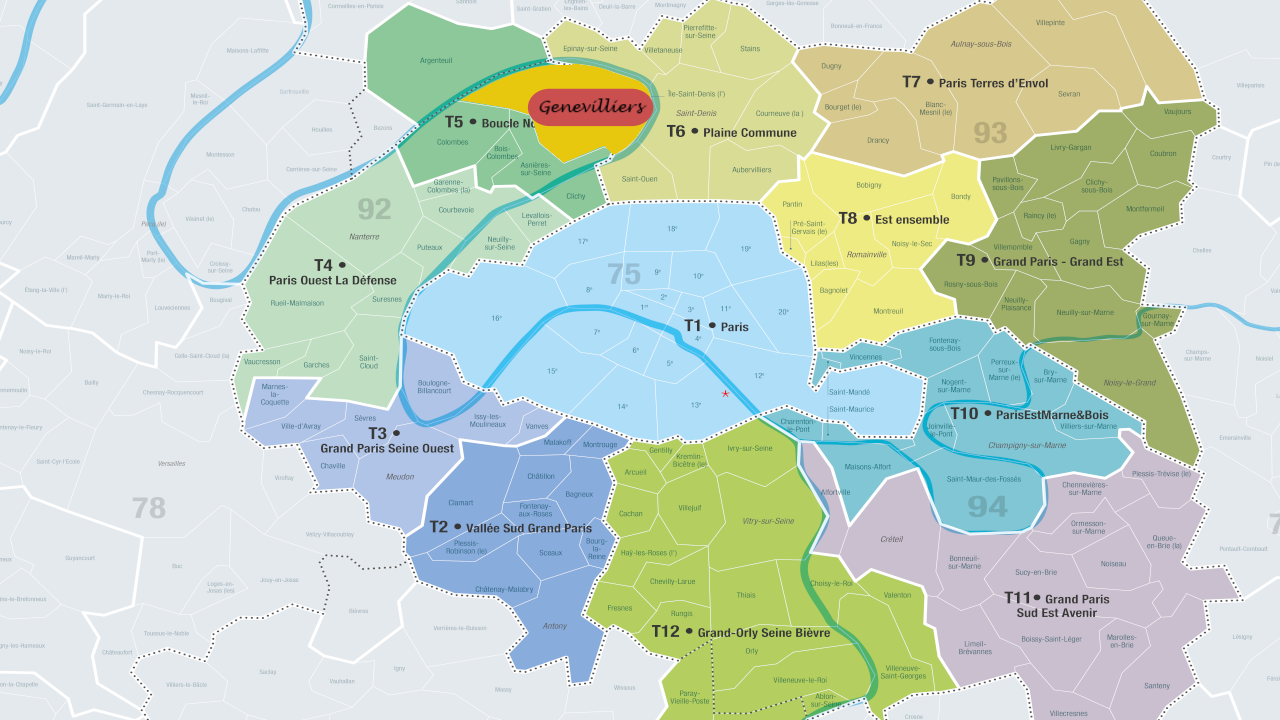
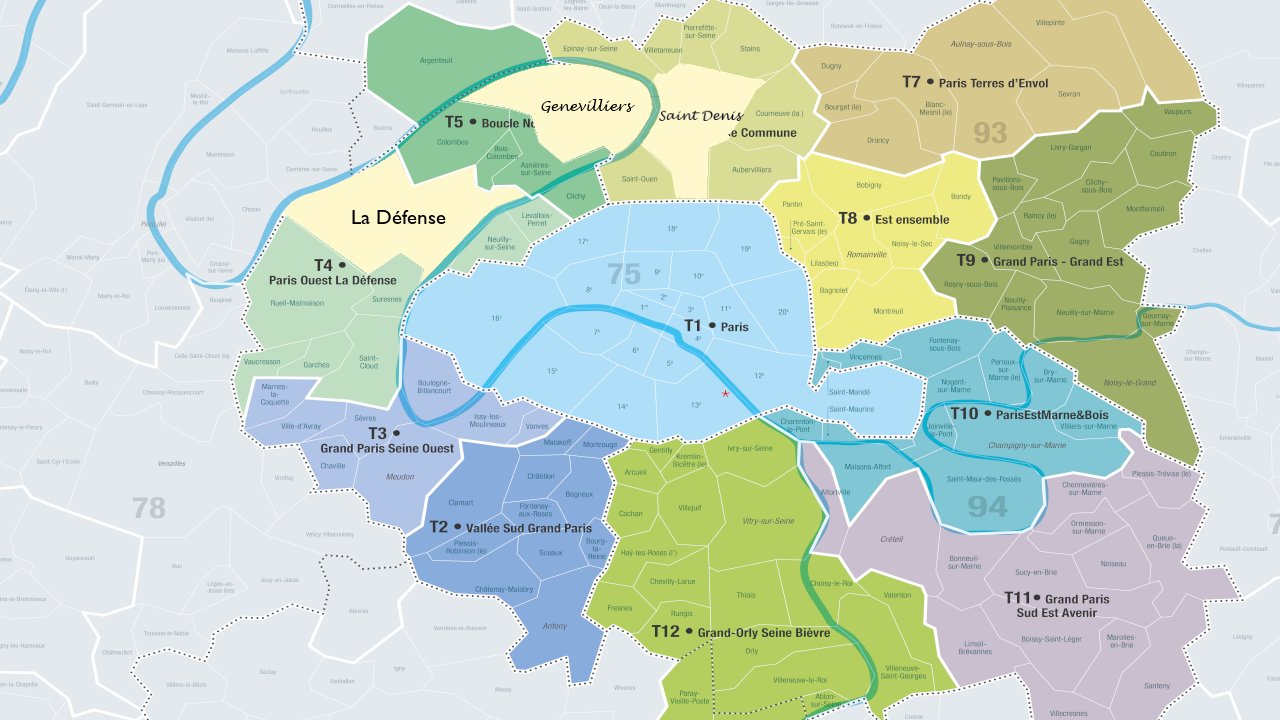
Comparing the layer stacks of the two 1280×720 images. Changes:
hid group "genevilliers sélectionné" (3 layers) over (461, 64, 654, 163)
showed group "communes" (9 layers) over (283, 64, 766, 282)
added group "la_defense" with 2 layers in group "communes" over (283, 152, 525, 282)
added layer "La Défense" in group "la_defense" over (352, 210, 446, 224)
added layer "quartier" in group "la_defense" over (283, 152, 525, 282)
hid "Calque copié" over (283, 64, 766, 282)
